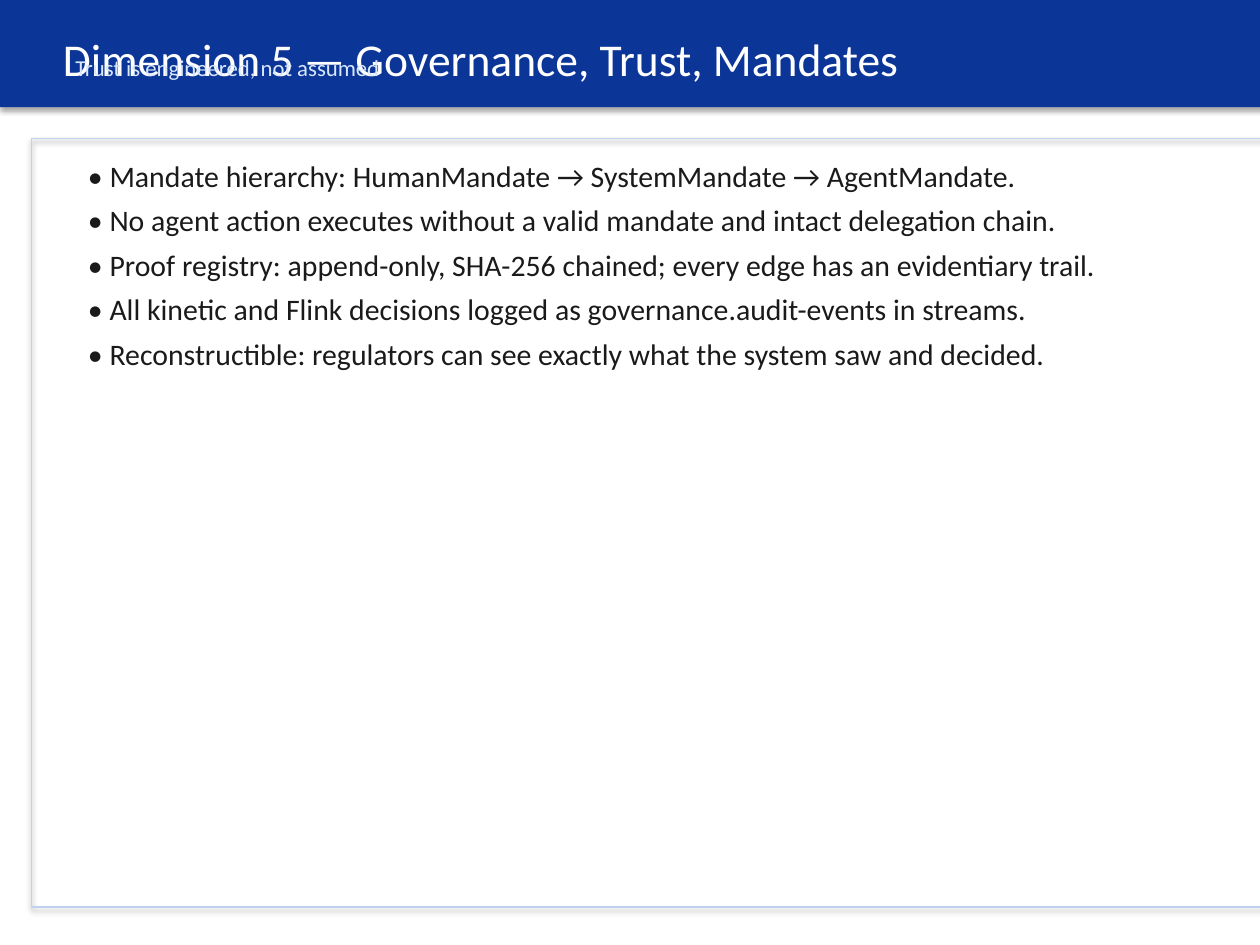
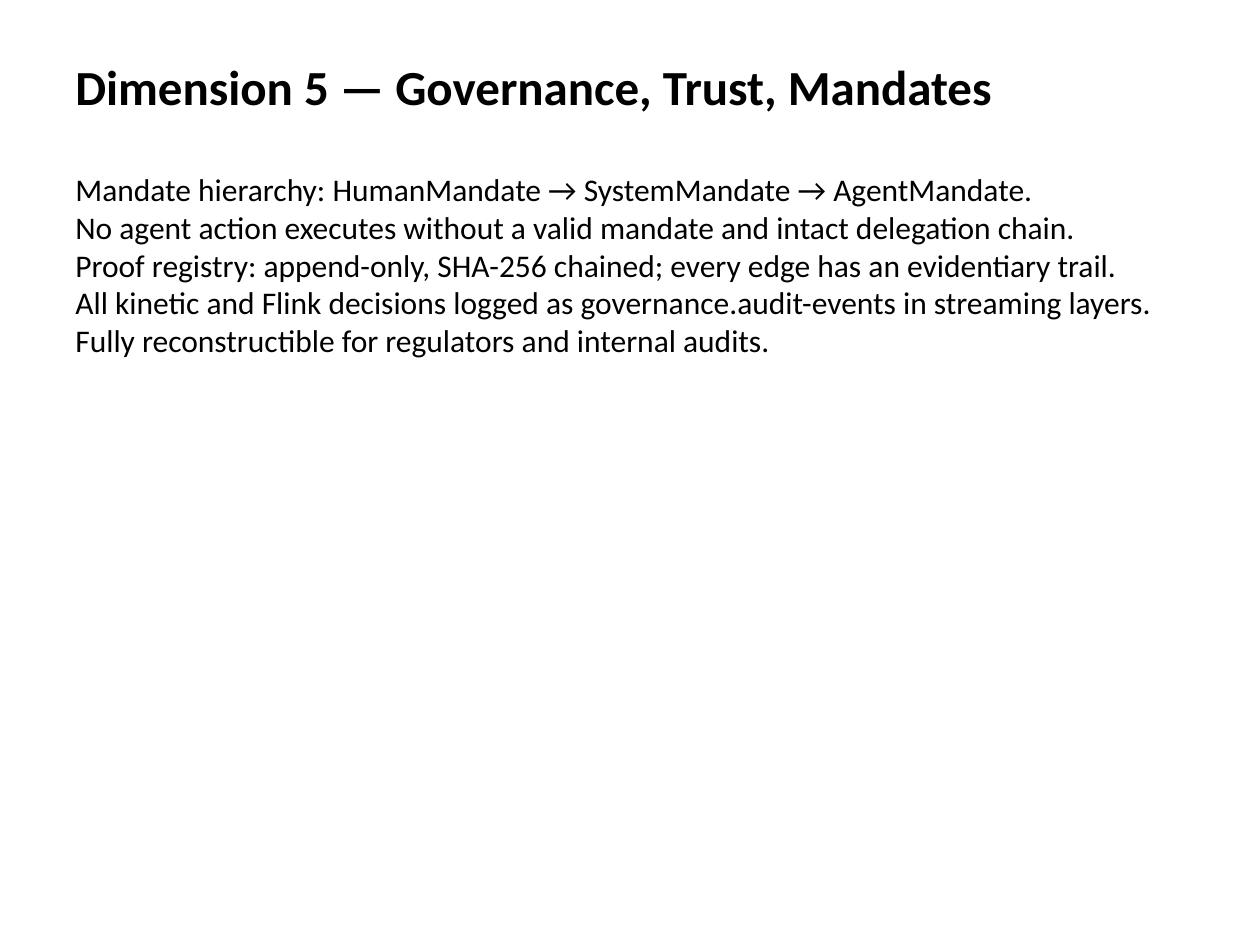
Before and after one commit to danielssonn/dataarch, a slide deck: slide 7 of artifacts/github-export/presentations/leadership-blueprint-presentation.pptx. Drawn at 1260x945 pixels with LibreOffice and Linux fonts; fonts in the diff are those of the drawing. Boxes give left, top, right and bottom in pixels: in the first picture for what was removed or moved away, otherwise in the second. Text is boxed around its words. In the diff, an @@ line names an element or a change of style, - is before the commit and + after.

Commit message:
feat: redo leadership presentation with Flink use-case slides (blueprint outline)

```diff
--- a/artifacts/github-export/presentations/leadership-blueprint-presentation.pptx
+++ b/artifacts/github-export/presentations/leadership-blueprint-presentation.pptx
@@ text "Dimension 5 — Governance, Trust, ...": place and size @@
-text "Dimension 5 — Governance, Trust, ..." at [0, 0, 1260, 107]
+text "Dimension 5 — Governance, Trust, ..." at [75, 70, 992, 112]
@@ text "Dimension 5 — Governance, Trust, ..." at [75, 70, 992, 112]: size 26 to 28 pt, text colour #FFFFFF to #000000, bold on; vertical alignment middle to top; fill #0B3698 to none; shadow off @@
@@ text removed at [75, 57, 293, 80] @@
-Trust is engineered, not assumed
@@ rectangle removed at [32, 139, 1260, 907] @@
@@ text at [75, 179, 1151, 358]: text changed; size 17 to 18 pt; text colour #1A1A1A to #000000 @@
-• Mandate hierarchy: HumanMandate → SystemMandate → AgentMandate.
-• No agent action executes without a valid mandate and intact delegation chain.
-• Proof registry: append-only, SHA-256 chained; every edge has an evidentiary trail.
-• All kinetic and Flink decisions logged as governance.audit-events in streams.
-• Reconstructible: regulators can see exactly what the system saw and decided.
+Mandate hierarchy: HumanMandate → SystemMandate → AgentMandate.
+No agent action executes without a valid mandate and intact delegation chain.
+Proof registry: append-only, SHA-256 chained; every edge has an evidentiary trail.
+All kinetic and Flink decisions logged as governance.audit-events in streaming layers.
+Fully reconstructible for regulators and internal audits.
```
Also in this commit, not shown: 11 other slides changed, 1 slide added, 1 slide removed, 1 other file.
